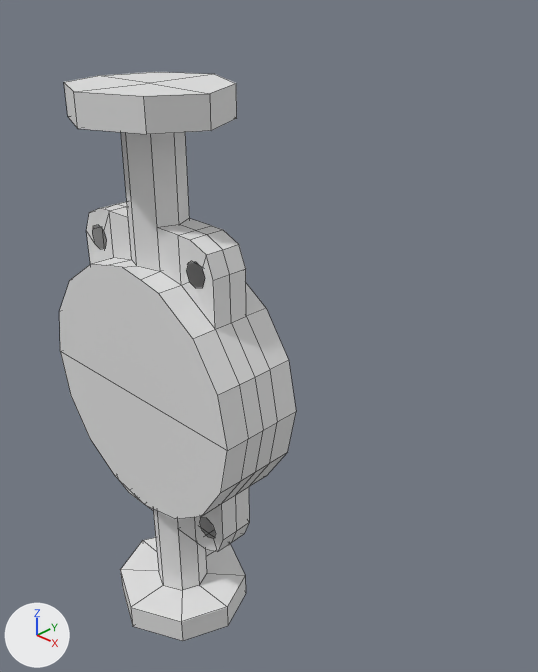
The Blender file Assets/Victor/Raw 3D Objects/VALVOLA BRABULETA.blend, before and after one commit.
One viewpoint serves both versions: a 50 mm lens placed at (4.0, -3.01, 2.8), pointed at (0.73, 0.34, 0.5). The lights are fixed; the arrows at lower left show +X, +Y and +Z. Mesh edges are drawn as thin lines.

The first picture shows 'Cilindro'.
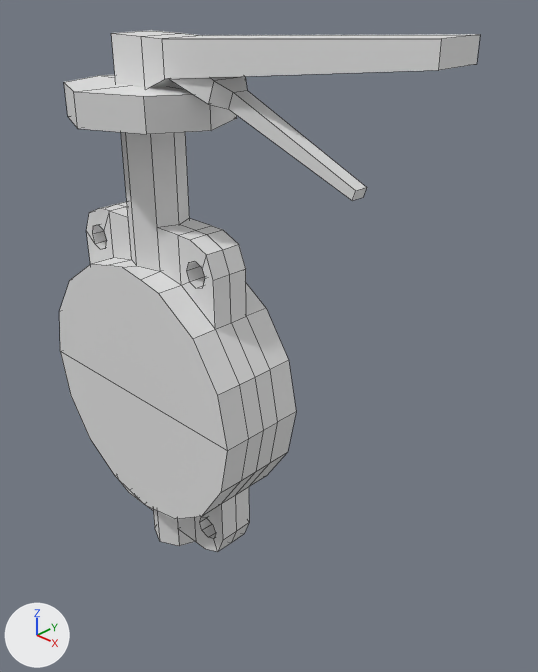
Pixel boxes [x1, y1, x2, y2] of what changed, in the pictures (538 x 672 px):
'Cilindro', reshaped, modifiers changed (16% shorter): before [59, 72, 296, 641]; after [59, 75, 296, 552]
'Cube', added: after [111, 30, 480, 88]
'Cube.001', added: after [169, 76, 367, 201]
part 1 of me_cilindro, added: after [61, 352, 296, 552]
part 2 of me_cilindro, added: after [92, 225, 107, 249]
part 3 of me_cilindro, added: after [186, 262, 205, 288]

The change, as a diff of the scene's bpy script:
```diff
--- a/Assets/Victor/Raw 3D Objects/VALVOLA BRABULETA.blend.py
+++ b/Assets/Victor/Raw 3D Objects/VALVOLA BRABULETA.blend.py
@@ me_cilindro @@
 # verts and faces of me_cilindro; kept vertices keep their numbers, new ones are numbered from 139
-me_cilindro.from_pydata(...)  # 139 vertices, 94 faces; spans x -1.0..1.0, y -0.55..0.55, z 0.0..2.16
+me_cilindro.from_pydata(...)  # 251 vertices, 201 faces; spans x -1.0..1.0, y -0.55..0.55, z -1.45..2.16
+# me_cilindro part 1
+# 68 vertices are added at x -0.65..0.65, y -0.33..0.33, z -1.45..-0.92
+# 5 new vertices lie (-0.08, 0.0, -0.38) away from vertices in x 1.0, y -0.33..0.33, z 0.0
+# 5 new vertices lie (-0.21, 0.0, -0.33) away from vertices in x 0.92, y -0.33..0.33, z -0.38
+# 5 new vertices lie (0.08, 0.0, -0.38) away from vertices in x -1.0, y -0.33..0.33, z 0.0
+# 5 new vertices lie (0.21, 0.0, -0.33) away from vertices in x -0.92, y -0.33..0.33, z -0.38
+# 6 new vertices lie (0.0, 0.0, -0.34) away from vertices in x -0.71..0.71, y -0.14..0.14, z -0.71
+# 12 new vertices lie (0.0, 0.28, 0.0) away from vertices in x -0.64..0.63, y -0.14, z -1.13..-0.94
+# 6 new vertices lie (0.06, 0.14, 0.0) away from vertices in x -0.22..0.16, y -0.14..0.0, z -1.45..-0.96
+# 91 new faces join them
+# me_cilindro part 2
+faces += [(111, 112, 134, 135), (112, 113, 133, 134), (113, 114, 132, 133), (107, 131, 132, 114), (107, 108, 138, 131), (108, 109, 137, 138)]
+faces += [(109, 110, 136, 137), (110, 111, 135, 136)]
+# me_cilindro part 3
+faces += [(119, 120, 126, 127), (120, 121, 125, 126), (121, 122, 124, 125), (115, 123, 124, 122), (118, 119, 127, 128), (117, 118, 128, 129)]
+faces += [(116, 117, 129, 130), (115, 116, 130, 123)]
@@ me_cube_001 @@
+me_cube_001.from_pydata([(-0.01, -0.14, -0.14), (-0.01, -0.14, 0.13), (-0.01, 0.14, -0.14), (-0.01, 0.14, 0.13), (0.54, -0.12, -0.07), (0.52, -0.12, 0.12), (0.54, 0.12, -0.07), (0.52, 0.12, 0.12), (0.67, 0.05, 0.11), (0.69, 0.05, -0.03), (0.69, -0.05, -0.03), (0.67, -0.05, 0.11), (2.16, 0.04, 0.17), (2.16, 0.04, 0.09), (2.16, -0.04, 0.09), (2.16, -0.04, 0.17)], [], [(0, 1, 3, 2), (2, 3, 7, 6), (5, 4, 10, 11), (4, 5, 1, 0), (2, 6, 4, 0), (7, 3, 1, 5), (10, 9, 13, 14), (4, 6, 9, 10), (7, 5, 11, 8), (6, 7, 8, 9), (13, 12, 15, 14), (8, 11, 15, 12), (9, 8, 12, 13), (11, 10, 14, 15)])
@@ me_cube @@
+me_cube.from_pydata([(-0.15, -0.15, -0.15), (-0.15, -0.15, 0.16), (-0.15, 0.15, -0.15), (-0.15, 0.15, 0.16), (0.15, -0.15, -0.15), (0.15, -0.15, 0.16), (0.15, 0.15, -0.15), (0.15, 0.15, 0.16), (0.35, 0.15, 0.16), (0.35, 0.15, -0.07), (0.35, -0.15, -0.07), (0.35, -0.15, 0.16), (2.2, 0.15, 0.26), (2.2, 0.15, 0.13), (2.2, -0.15, 0.13), (2.2, -0.15, 0.26)], [], [(0, 1, 3, 2), (2, 3, 7, 6), (5, 4, 10, 11), (4, 5, 1, 0), (2, 6, 4, 0), (7, 3, 1, 5), (10, 9, 13, 14), (4, 6, 9, 10), (7, 5, 11, 8), (6, 7, 8, 9), (13, 12, 15, 14), (8, 11, 15, 12), (9, 8, 12, 13), (11, 10, 14, 15)])
@@ ob_cilindro @@
 ob_cilindro.location = (0.0, 0.0, 0.0)
-_m = ob_cilindro.modifiers.new('Espelhar', 'MIRROR')
-_m.use_axis = (False, False, True)
-_m.use_clip = True
@@ ob_cube_001 @@
+ob_cube_001 = bpy.data.objects.new('Cube.001', me_cube_001)
+ob_cube_001.location = (0.399, 0.0, 2.306)
+ob_cube_001.rotation_euler = (0.0, -3.47, 3.142)  # degrees (0, -199, 180)
+ob_cube_001.scale = (0.654, 1.0, 0.722)
@@ ob_cube @@
+ob_cube = bpy.data.objects.new('Cube', me_cube)
+ob_cube.location = (0.0, 0.0, 2.287)
```
